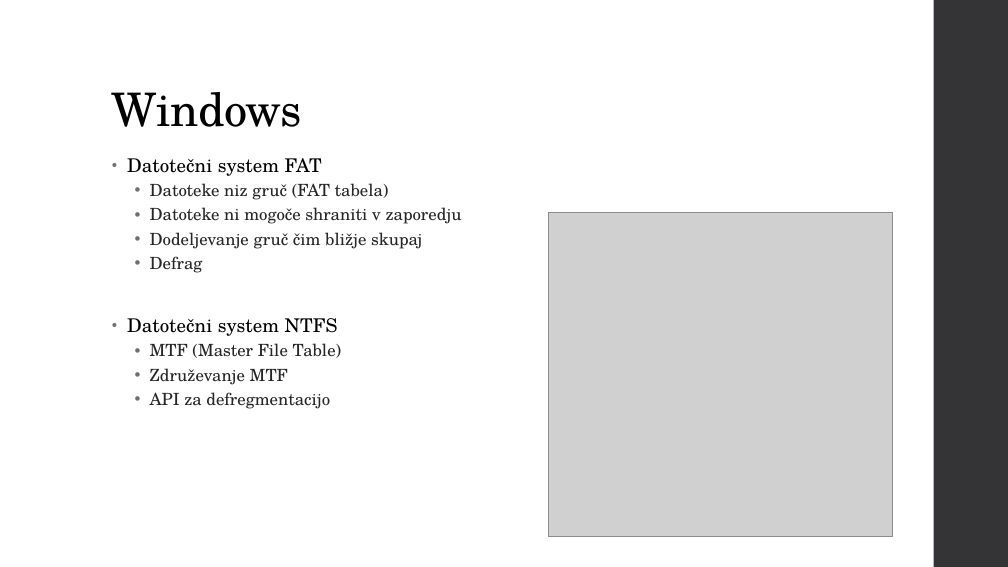
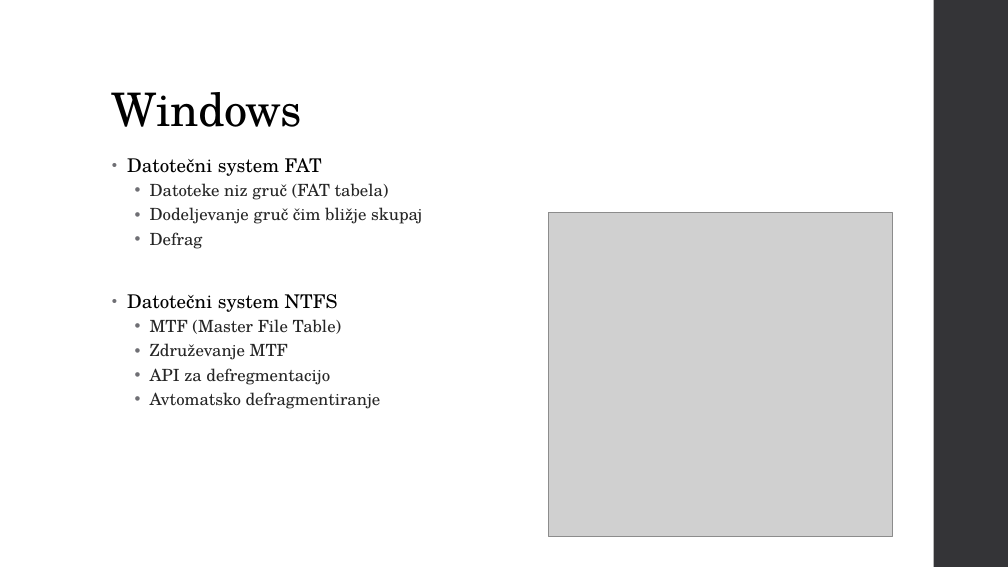
Before and after one commit to RandomGuy07/SPO_predstavitev, a slide deck: slide 7 of Defragmentacija diska.pptx. Drawn at 1008x567 pixels with LibreOffice and Linux fonts; fonts in the diff are those of the drawing; grey boxes stand for pictures. Boxes give left, top, right and bottom in pixels: in the first picture for what was removed or moved away, otherwise in the second. Text is boxed around its words. In the diff, an @@ line names an element or a change of style, - is before the commit and + after.

```diff
--- a/Defragmentacija diska.pptx
+++ b/Defragmentacija diska.pptx
@@ text at (x1=150, y1=207, x2=462, y2=224): paragraph removed @@
-  • Datoteke ni mogoče shraniti v zaporedju
@@ text at (x1=150, y1=392, x2=381, y2=409): paragraph added @@
+  • Avtomatsko defragmentiranje
```
Also in this commit, not shown: 1 other slide changed, 1 other file.
